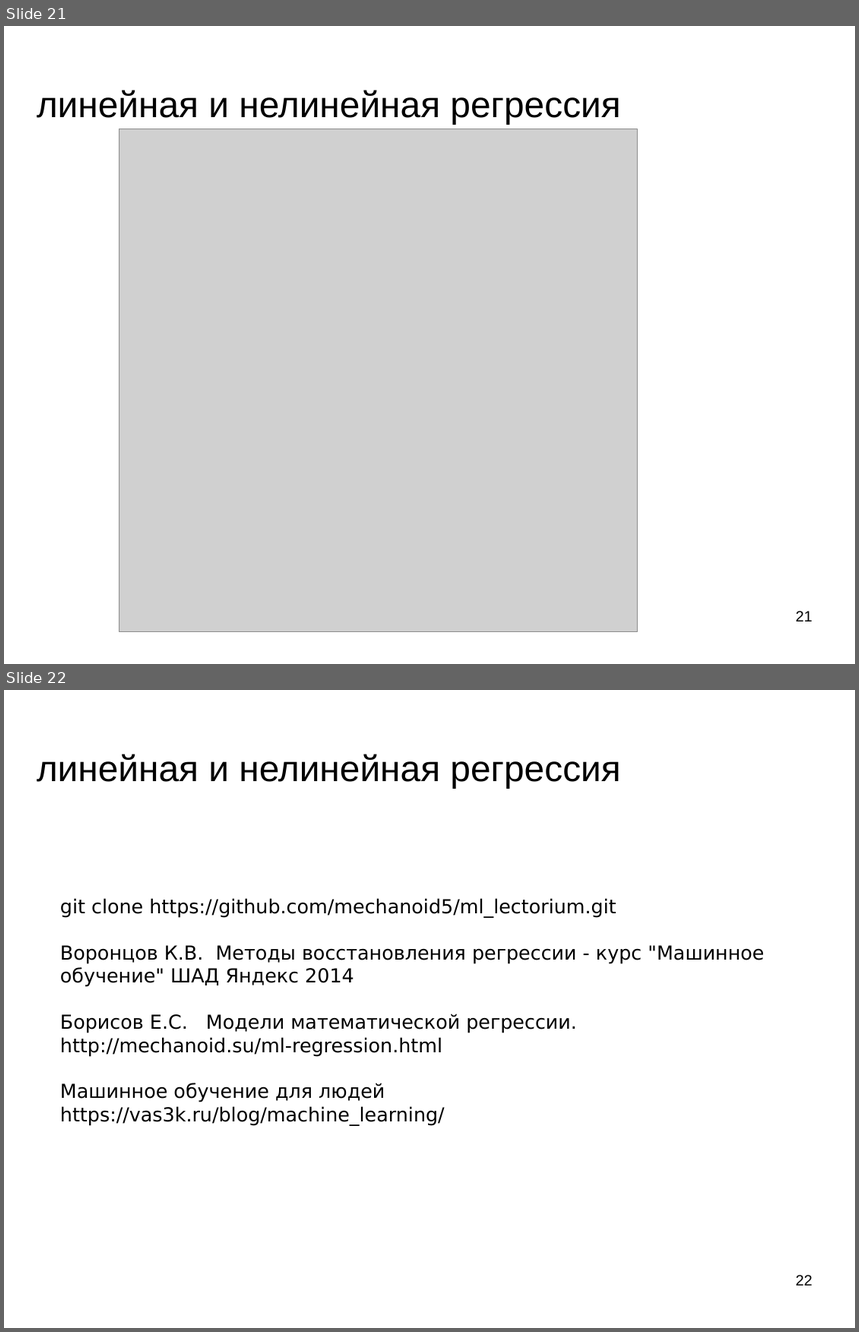
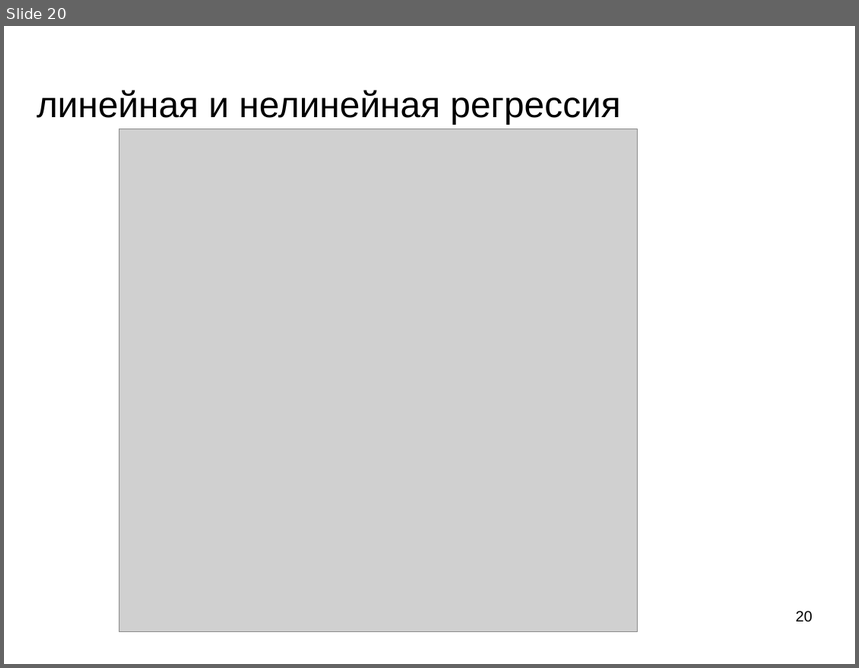
Before and after one commit to mechanoid5/ml_lectorium_2024_I, a slide deck: 13-regression-linear.odp. Shown one above the other, each under a label of ours: slides 21 and 22 before the commit, slide 20 after it. The pictures are 859x1332 and 859x668 pixels, drawn with LibreOffice and Linux fonts; fonts in the diff are those of the drawing; grey boxes stand for pictures; background and template pictures are left out. Boxes give left, top, right and bottom in pixels: in the first picture for what was removed or moved away, otherwise in the second. Text is boxed around its words. In the diff, an @@ line names an element or a change of style, - is before the commit and + after.

```diff
--- a/13-regression-linear.odp
+++ b/13-regression-linear.odp
@@ slide 22 removed at <box>4,690,855,1328</box>, background picture (left out) @@
@@ title removed at <box>37,754,620,788</box> @@
-линейная и нелинейная регрессия
@@ text removed at <box>60,898,764,1126</box> @@
-git clone https://github.com/mechanoid5/ml_lectorium.git
-Воронцов К.В. Методы восстановления регрессии - курс "Машинное обучение" ШАД Яндекс 2014
-Борисов Е.С. Модели математической регрессии.
-http://mechanoid.su/ml-regression.html
-Машинное обучение для людей https://vas3k.ru/blog/machine_learning/
@@ page number removed at <box>796,1275,813,1286</box> @@
-22
@@ what was slide 21 is now slide 20 @@
@@ page number at <box>796,611,813,623</box>: text changed @@
-21
+20
```
Also in this commit, not shown: 2 slides added, 2 other slides removed, 7 other files.
